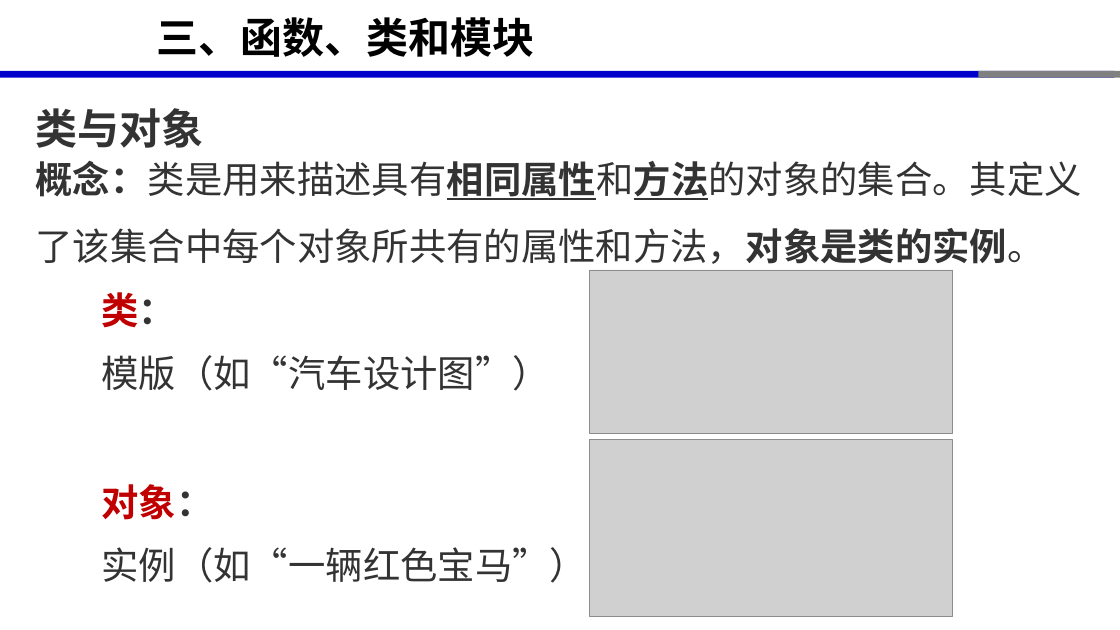
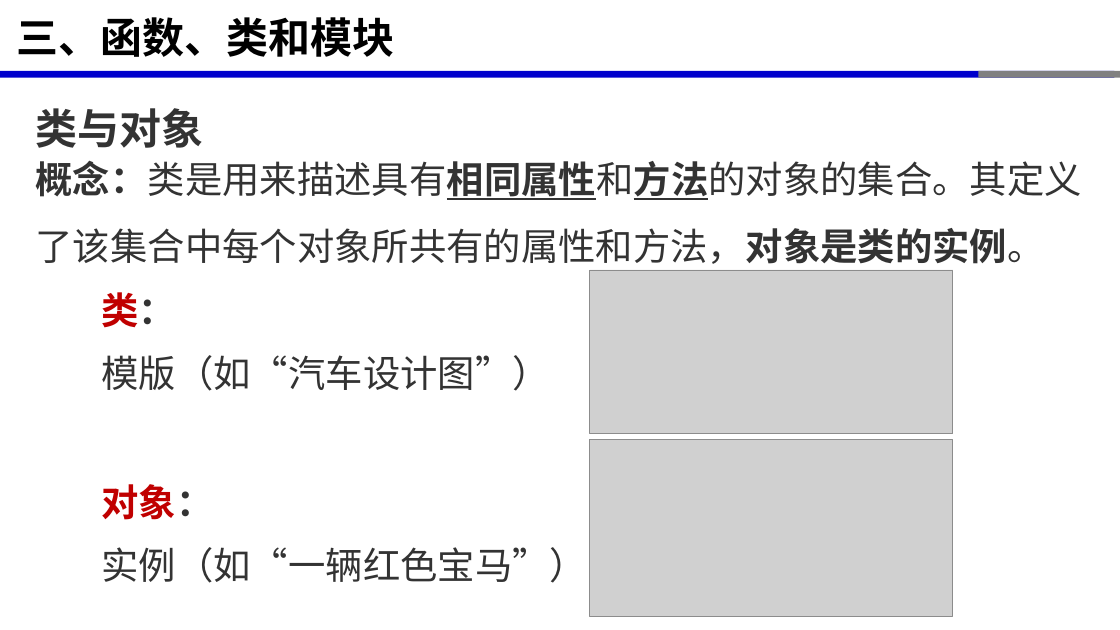
Before and after one commit to xinluo2018/programming-basics, a slide deck: slide 5 of 第6章-面向对象程序设计/第6章-面向对象程序设计.pptx. Drawn at 1120x630 pixels with LibreOffice and Linux fonts; fonts in the diff are those of the drawing; grey boxes stand for pictures. Boxes give left, top, right and bottom in pixels: in the first picture for what was removed or moved away, otherwise in the second. Text is boxed around its words. In the diff, an @@ line names an element or a change of style, - is before the commit and + after.

```diff
--- a/第6章-面向对象程序设计/第6章-面向对象程序设计.pptx
+++ b/第6章-面向对象程序设计/第6章-面向对象程序设计.pptx
@@ title "三、函数、类和模块": place and size @@
-title "三、函数、类和模块" at [157,17,535,57]
+title "三、函数、类和模块" at [17,17,395,57]
```
Also in this commit, not shown: 15 other slides changed, 1 slide added, 4 other files.
